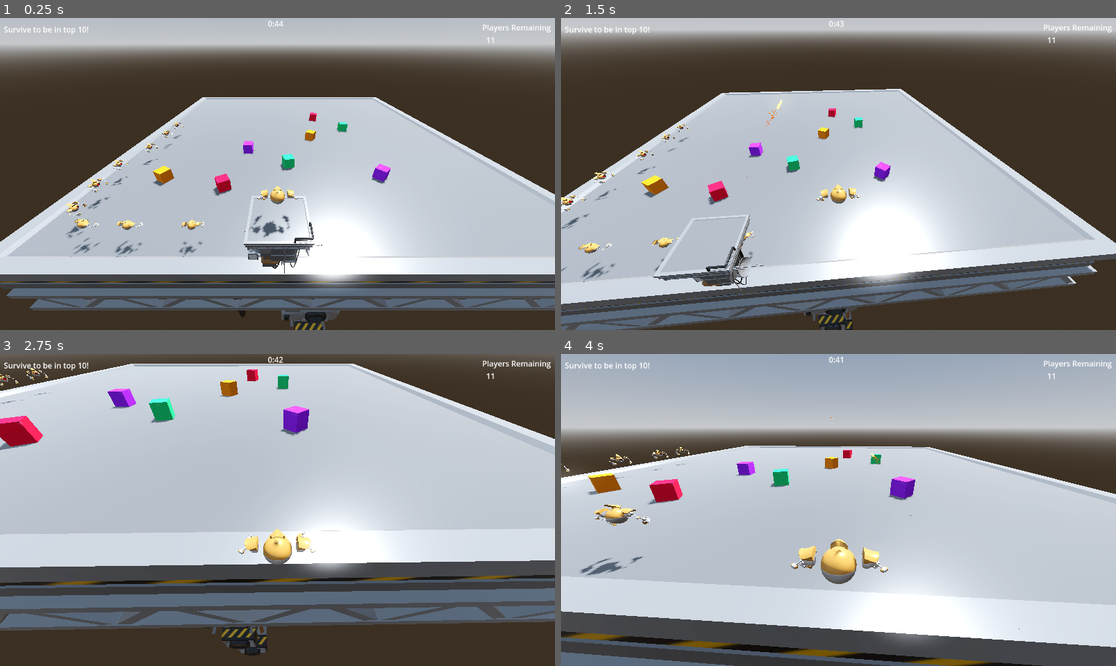
Above: before the commit, frames 1-4 (two rows, left to right).
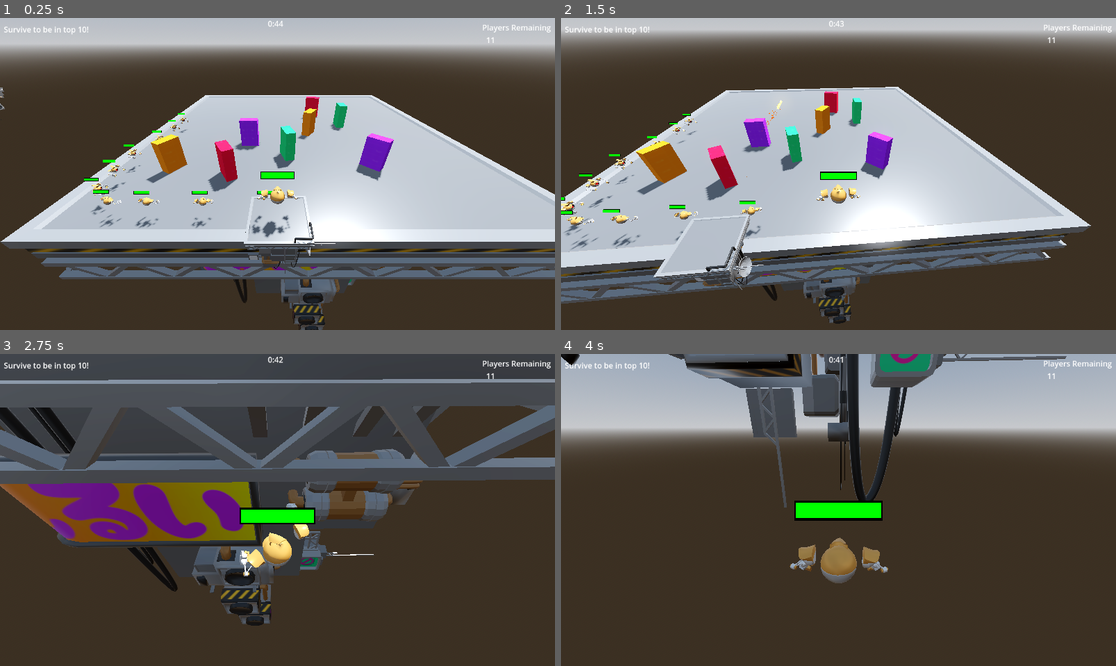
Above: after the commit, the same moments.

Repository: Utilityman/gmtk2024
Game: Godot game, scene res://coliseum.tscn
Two runs of this game, one before a commit and one after it. Both use one fixed random seed, a clock stepped at 60 frames per second and the inputs below.
Inputs (mouse positions are in pixels of both pictures, inside the frame that each line leads up to):
- Up to frame 1 (0.25 s): no input
- Up to frame 2 (1.5 s): move the mouse to (960, 158) at 0.52 s; hold D (MOVE_RIGHT) 0.53-1.25 s; right-click (960, 158) at 0.6 s; click (960, 158) at 0.67 s; tap Space (JUMP) at 0.77 s; drag from (727, 189) to (810, 236) at 1.27 s
- Up to frame 3 (2.75 s): move the mouse to (333, 441) at 2.02 s; hold D (MOVE_RIGHT) from 2.03 s (still down); hold Mouse wheel up (CAMERA_ZOOM_DOWN) from 2.03 s (still down); right-click (333, 441) at 2.3 s
- Up to frame 4 (4 s): release D (MOVE_RIGHT) at 2.75 s; release Mouse wheel up (CAMERA_ZOOM_DOWN) at 2.75 s; drag from (810, 572) to (672, 463) at 2.77 s; move the mouse to (1005, 556) at 3.52 s; hold A (MOVE_LEFT) from 3.53 s (still down); right-click (1005, 556) at 3.6 s; tap Space (JUMP) at 3.77 s

The runs differ from the first frame. In frame 1, 27% of the frame differs, in the area x 0-100%, y 22-100%; in frame 2, 25%; in frame 3, 81%, in the area x 0-100%, y 0-97%; in frame 4, 72%.

Commit message:
handful of game stuffs

Diff:
--- a/coliseum.gd
+++ b/coliseum.gd
@@ -1,4 +1,6 @@
 class_name Coliseum extends Node3D
+
+var npc_names: Array[String] = ["Tony the Tank"]
 
 @export var player_cuttoff: int = 1
 @export var arena_time: int = 45
--- a/coliseum.tscn
+++ b/coliseum.tscn
@@ -52,15 +52,15 @@
 base_stats = SubResource("Resource_yque7")
 spellbook = SubResource("Resource_gkwfb")
 
+[sub_resource type="BoxShape3D" id="BoxShape3D_5joda"]
+size = Vector3(2.21289, 0.434021, 2.13123)
+
 [sub_resource type="BoxShape3D" id="BoxShape3D_mq4yo"]
 size = Vector3(3.82123, 0.460205, 3.92725)
 
-[sub_resource type="BoxShape3D" id="BoxShape3D_5joda"]
-size = Vector3(2.21289, 0.434021, 2.13123)
-
 [sub_resource type="Resource" id="Resource_pf66a"]
 script = ExtResource("5_rrubv")
-hitpoints = 500
+hitpoints = 50
 vitality = 0
 strength = 0
 dexterity = 0
@@ -92,6 +92,7 @@
 shadow_enabled = true
 
 [node name="Timer" type="Timer" parent="."]
+one_shot = true
 
 [node name="Cubes" type="Node3D" parent="."]
 
@@ -99,50 +100,67 @@
 transform = Transform3D(0.965926, 0, 0.258819, 0, 1, 0, -0.258819, 0, 0.965926, 0, 0.497672, 8.22213)
 material_override = ExtResource("5_e3rw1")
 use_collision = true
+size = Vector3(1, 5, 2)
 
 [node name="CSGBox3D2" type="CSGBox3D" parent="Cubes"]
 transform = Transform3D(1, 0, 0, 0, 1, 0, 0, 0, 1, 8, 0.5, -1.08332)
 material_override = ExtResource("5_e3rw1")
 use_collision = true
+size = Vector3(1, 5, 2)
 
 [node name="CSGBox3D3" type="CSGBox3D" parent="Cubes"]
 transform = Transform3D(0.866025, 0, -0.5, 0, 1, 0, 0.5, 0, 0.866025, -11.1099, 0.5, 10.5231)
 material_override = ExtResource("6_43kcs")
 use_collision = true
+size = Vector3(1, 5, 2)
 
 [node name="CSGBox3D4" type="CSGBox3D" parent="Cubes"]
 transform = Transform3D(0.866025, 0, -0.5, 0, 1, 0, 0.5, 0, 0.866025, 3.10993, 0.5, 1.89358)
 material_override = ExtResource("6_43kcs")
 use_collision = true
+size = Vector3(1, 5, 2)
 
 [node name="CSGBox3D5" type="CSGBox3D" parent="Cubes"]
 transform = Transform3D(-5.96046e-08, 0, -1, 0, 1, 0, 1, 0, -5.96046e-08, -4.29166, 0.5, 5.20834)
 material_override = ExtResource("7_fjjru")
 use_collision = true
+size = Vector3(1, 5, 2)
 
 [node name="CSGBox3D6" type="CSGBox3D" parent="Cubes"]
 transform = Transform3D(-0.707107, 0, -0.707107, 0, 1, 0, 0.707107, 0, -0.707107, 8.29166, 0.5, 10.2083)
 material_override = ExtResource("7_fjjru")
 use_collision = true
+size = Vector3(1, 5, 2)
 
 [node name="CSGBox3D7" type="CSGBox3D" parent="Cubes"]
 transform = Transform3D(-0.258819, 0, -0.965926, 0, 1, 0, 0.965926, 0, -0.258819, 4.56977, 0.5, -5.33487)
 material_override = ExtResource("8_wfw2x")
 use_collision = true
+size = Vector3(1, 5, 2)
 
 [node name="CSGBox3D8" type="CSGBox3D" parent="Cubes"]
 transform = Transform3D(-0.866025, 0, -0.5, 0, 1, 0, 0.5, 0, -0.866025, -5.56977, 0.5, 11.7516)
 material_override = ExtResource("8_wfw2x")
 use_collision = true
+size = Vector3(1, 5, 2)
 
 [node name="Player" parent="." node_paths=PackedStringArray("camera") instance=ExtResource("3_ffj6k")]
-transform = Transform3D(1, 0, 0, 0, 1, 0, 0, 0, 1, -1.04581, 5.03796, 19.5556)
+transform = Transform3D(1, 0, 0, 0, 1, 0, 0, 0, 1, -1.04581, 5.03796, 21.4868)
 shoot_ability = ExtResource("15_1pnm2")
 data = SubResource("Resource_a6hsx")
 camera = NodePath("ObservableCamera")
 
 [node name="ObservableCamera" parent="Player" instance=ExtResource("12_pbd5v")]
 
+[node name="SpawnPlatform" parent="." instance=ExtResource("17_6qcyd")]
+transform = Transform3D(0.999946, -0.010402, 0, 0.010402, 0.999946, 0, 0, 0, 1, -1, 5, 21.4381)
+
+[node name="StaticBody3D" type="StaticBody3D" parent="SpawnPlatform"]
+
+[node name="CollisionShape3D" type="CollisionShape3D" parent="SpawnPlatform/StaticBody3D"]
+transform = Transform3D(1, 0, 0, 0, 1, 0, 0, 0, 1, 0.0380859, -0.170258, 0.00262451)
+shape = SubResource("BoxShape3D_5joda")
+
 [node name="PrimaryPlatform" parent="." instance=ExtResource("16_k0i1g")]
 transform = Transform3D(10, 0, 0, 0, 10, 0, 0, 0, 10, -58.261, -0.24, -0.047)
 
@@ -153,17 +171,8 @@
 transform = Transform3D(1, 0, 0, 0, 1, 0, 0, 0, 1, -0.0874557, -0.160701, -0.017334)
 shape = SubResource("BoxShape3D_mq4yo")
 
-[node name="SpawnPlatform" parent="." instance=ExtResource("17_6qcyd")]
-transform = Transform3D(1, 0, 0, 0, 1, 0, 0, 0, 1, -1, 5, 19.5069)
-
-[node name="StaticBody3D" type="StaticBody3D" parent="SpawnPlatform"]
-
-[node name="CollisionShape3D" type="CollisionShape3D" parent="SpawnPlatform/StaticBody3D"]
-transform = Transform3D(1, 0, 0, 0, 1, 0, 0, 0, 1, 0.0380859, -0.170258, 0.00262451)
-shape = SubResource("BoxShape3D_5joda")
-
 [node name="SpectatorPlatform" parent="." instance=ExtResource("18_hsi7y")]
-transform = Transform3D(0.113515, 0, 0.993536, 0, 1, 0, -0.993536, 0, 0.113515, -19.0924, 5.84739, 15)
+transform = Transform3D(0.113515, 0, 0.993536, 0, 1, 0, -0.993536, 0, 0.113515, -19.0924, 7.67968, 15)
 
 [node name="Control" type="Control" parent="."]
 layout_mode = 3
--- /dev/null
+++ b/entity/components/progress_bar_3d.gd
@@ -0,0 +1,149 @@
+@tool
+
+class_name ProgressBar3D extends Node3D
+
+@export var min_value: float = 0.0:
+	set(val):
+		min_value = val
+		set_percent_full()
+		set_mesh_sizes()
+		set_progress_color()
+
+@export var max_value: float = 1.0:
+	set(val):
+		max_value = val
+		set_percent_full()
+		set_mesh_sizes()
+		set_progress_color()
+
+@export var value: float = 1.0:
+	set(val):
+		value = val
+		if max_value == 0:
+			print("Ensure Max Value is not 0 and avoid a deadly divide-by-zero error!")
+			return
+
+		set_percent_full()
+		set_mesh_sizes()
+		set_progress_color()
+
+@export var empty_color: Color = Color.RED:
+	set(val):
+		empty_color = val
+		set_progress_color()
+
+@export var full_color: Color = Color.GREEN:
+	set(val):
+		full_color = val
+		set_progress_color()
+
+
+@export var outline_color: Color = Color.BLACK:
+	set(val):
+		outline_color = val
+		set_under_color()
+
+@export var outline_size: float = 0.1:
+	set(val):
+		outline_size = val
+		set_mesh_sizes()
+
+@export var size: Vector3 = Vector3(2.0, 0.175, 0.05):
+	set(val):
+		size = val
+		set_mesh_sizes()
+
+@export var keep_empty_bar: bool = false:
+	set(val):
+		keep_empty_bar = val
+		set_mesh_sizes()
+
+@export_enum("DISABLED", "ENABLED", "FIXED_Y", "PARTICLES", "MAX") var billboard: int = 1:
+	set(val):
+		billboard = val
+		# under.material_override.billboard_mode = val
+		# progress.material_override.billboard_mode = val
+
+@export_enum("UNSHADED", "PER_PIXEL", "PER_VERTEX", "MAX") var shaded: int = 0:
+	set(val):
+		shaded = val
+		# under.material_override.shading_mode = val
+		# progress.material_override.shading_mode = val
+
+@export var keep_size_regardless_of_zoom: bool = false:
+	set(val):
+		keep_size_regardless_of_zoom = val
+		set_mesh_sizes()
+
+
+var percent_full: float
+@onready var origin: Node3D
+@onready var under: MeshInstance3D
+@onready var progress: MeshInstance3D
+
+
+func _init() -> void:
+	origin = Node3D.new()
+	under = MeshInstance3D.new()
+	progress = MeshInstance3D.new()
+
+	add_child(origin)
+
+	origin.add_child(under)
+	origin.add_child(progress)
+
+	under.mesh = BoxMesh.new()
+	progress.mesh = BoxMesh.new()
+
+	under.material_override = StandardMaterial3D.new()
+	progress.material_override = StandardMaterial3D.new()
+	under.cast_shadow = GeometryInstance3D.SHADOW_CASTING_SETTING_OFF
+	progress.cast_shadow = GeometryInstance3D.SHADOW_CASTING_SETTING_OFF
+
+
+	set_percent_full()
+	set_mesh_sizes()
+	set_under_color()
+	set_progress_color()
+
+	under.material_override.billboard_mode = billboard
+	progress.material_override.billboard_mode = billboard
+
+	under.material_override.shading_mode = shaded
+	progress.material_override.shading_mode = shaded
+
+func set_percent_full() -> void:
+	percent_full = clamp((value - min_value) / (max_value - min_value),
+	0, 100)
+
+func set_mesh_sizes() -> void:
+	# Zoom compensator!
+	if (keep_size_regardless_of_zoom):
+		progress.material_override.fixed_size = true
+		under.material_override.fixed_size = true
+	else:
+		progress.material_override.fixed_size = false
+		under.material_override.fixed_size = false
+
+
+	var outline_offset: float = max(outline_size, .01)
+	var x_size_offset: float = size.x * percent_full
+
+	progress.mesh.size = Vector3(clamp(x_size_offset, 0, size.x - outline_offset),
+	size.y, size.z
+	)
+
+	if(!keep_empty_bar):
+		under.mesh.size.y = size.y + outline_offset
+		under.mesh.size.z = size.z - outline_offset
+		under.mesh.size.x = clamp(x_size_offset + outline_offset, 0, size.x)
+	else:
+		under.mesh.size.y = size.y + outline_offset
+		under.mesh.size.z = size.z - outline_offset
+		under.mesh.size.x = size.x
+
+func set_under_color() -> void:
+	under.material_override.albedo_color = outline_color
+
+func set_progress_color() -> void:
+	progress.material_override.albedo_color = empty_color.lerp(full_color, percent_full)
--- a/entity/entity.gd
+++ b/entity/entity.gd
@@ -3,6 +3,8 @@
 # TODO: how will it work injecting a model with animations (and physics?) onto this?
 # 		I'm thinking that if I wanted to add an entity with a model that's not this person, I'm not sure how I can/would do that
 signal death
+signal shoot
+signal punch
 signal on_target_changed
 
 # @deprecated - I don't want to use this resource for anything besides loading the character in.
@@ -35,6 +37,7 @@
 # 		that can be used to query various critical points from an entity's model
 # 		Center, Top, Bottom, ProjectileSource, etc.
 @onready var projectile_source: Node3D = $ProjectileSource
+@onready var health_bar: ProgressBar3D = $HealthBar3D
 
 # PRIVATE
 @onready var _jump_counter: int = number_of_jumps
@@ -61,6 +64,7 @@
 		load_rpg_data()
 		if data is HeroData:
 			load_hero_data()
+	stats_component.health.on_current_changed.connect(_on_health_changed)
 
 func load_rpg_data () -> void:
 	info.load_data(data)
@@ -101,6 +105,9 @@
 
 func get_rotate_direction () -> float:
 	return 0.0
+
+func _process(delta: float) -> void:
+	health_bar.value = stats_component.health.current / stats_component.health.value
 
 func _physics_process(delta: float) -> void:
 	if not is_on_floor():
@@ -226,3 +233,10 @@
 		var effect_ctx: EffectContext = EffectContext.new(self, ability_target)
 		effect_ctx.source_ability = ability
 		effect.apply(effect_ctx)
+
+func _on_health_changed (value: float) -> void:
+	# TODO: should this spill any guts just on hit?
+	if value == 0:
+		health_bar.visible = false
+		death.emit()
+	pass
--- a/entity/entity.tscn
+++ b/entity/entity.tscn
@@ -9,6 +9,7 @@
 [ext_resource type="PackedScene" uid="uid://b8eh0wdt0nf04" path="res://assets/vfx/target_visualizer_3d.tscn" id="6_b64lv"]
 [ext_resource type="PackedScene" uid="uid://bvqvpd2sj0v7i" path="res://entity/components/spellbook_component.tscn" id="7_0fiao"]
 [ext_resource type="PackedScene" uid="uid://bi6r44rk8bxl6" path="res://entity/components/inventory/inventory_component.tscn" id="8_ddx1h"]
+[ext_resource type="Script" path="res://entity/components/progress_bar_3d.gd" id="10_8g2vt"]
 
 [sub_resource type="CapsuleShape3D" id="CapsuleShape3D_igknc"]
 radius = 0.4
@@ -48,3 +49,9 @@
 
 [node name="TargetVisualizer3D" parent="." instance=ExtResource("6_b64lv")]
 visible = false
+
+[node name="HealthBar3D" type="Node3D" parent="."]
+transform = Transform3D(1, 0, 0, 0, 1, 0, 0, 0, 1, 0, 1.79716, 0)
+script = ExtResource("10_8g2vt")
+outline_size = 0.05
+size = Vector3(1, 0.175, 0.05)
--- a/entity/model/robot_model.gd
+++ b/entity/model/robot_model.gd
@@ -4,13 +4,36 @@
 
 @onready var animation_player: AnimationPlayer = $AnimationPlayer
 
+var animation_time: float = 0.0
+var is_dead: bool = false
+
+func _ready() -> void:
+	if entity:
+		entity.shoot.connect(_on_shoot)
+		entity.punch.connect(_on_punch)
+		entity.death.connect(_on_death)
 
 # Called every frame. 'delta' is the elapsed time since the previous frame.
-func _process(_delta: float) -> void:
-	if entity.velocity == Vector3.ZERO:
-		animation_player.play("CharacterArmature|Idle")
-	if entity.velocity != Vector3.ZERO:
-		if entity.velocity.y > 0:
-			animation_player.play("CharacterArmature|Walk")
-		else:
-			animation_player.play("CharacterArmature|Run")
+func _process(delta: float) -> void:
+	if not is_dead:
+		if animation_time == 0:
+			if entity.velocity == Vector3.ZERO:
+				animation_player.play("CharacterArmature|Idle")
+			if entity.velocity != Vector3.ZERO:
+				if entity.velocity.y > 0:
+					animation_player.play("CharacterArmature|Walk")
+				else:
+					animation_player.play("CharacterArmature|Run")
+		else: animation_time = max(animation_time - delta, 0)
+
+func _on_shoot () -> void:
+	animation_player.play("CharacterArmature|Shoot")
+	animation_time = animation_player.get_animation("CharacterArmature|Shoot").length
+
+func _on_punch () -> void:
+	animation_player.play("CharacterArmature|Attack")
+	animation_time = animation_player.get_animation("CharacterArmature|Attack").length
+
+func _on_death () -> void:
+	is_dead = true
+	animation_player.play("CharacterArmature|Dead")
--- a/entity/model/robot_model.tscn
+++ b/entity/model/robot_model.tscn
@@ -8,22 +8,17 @@
 script = ExtResource("2_n7mgv")
 
 [node name="Skeleton3D" parent="RootNode/CharacterArmature" index="0"]
-bones/1/position = Vector3(-3.43777e-06, 0.00378199, 5.03862e-05)
-bones/1/rotation = Quaternion(-0.0081504, -2.92539e-08, -1.65241e-09, 0.999967)
+bones/1/position = Vector3(-3.43688e-06, 0.00242437, -0.00397711)
+bones/1/rotation = Quaternion(-0.733428, -2.01653e-08, -1.41842e-07, 0.679767)
 bones/1/scale = Vector3(1.00048, 1.00048, 1.00048)
+bones/2/position = Vector3(0.0031324, 0.00541506, -0.000681984)
 bones/2/scale = Vector3(1.00048, 1.00048, 1.00048)
-bones/3/rotation = Quaternion(-0.475713, 0.181504, 0.100947, 0.85473)
-bones/4/rotation = Quaternion(-0.381815, -0.061882, -0.536106, 0.750319)
+bones/3/rotation = Quaternion(0.108263, 0.203766, -0.04029, 0.972181)
+bones/4/rotation = Quaternion(-0.325949, 0.692843, -0.292022, 0.573105)
 bones/5/scale = Vector3(1, 1, 1)
-bones/7/position = Vector3(-0.00312552, 0.00146654, -2.6846e-05)
+bones/7/position = Vector3(-0.00314767, 0.00438173, -0.000900323)
 bones/7/rotation = Quaternion(-0.498664, 0.668794, 0.331761, 0.440435)
 bones/7/scale = Vector3(1.00048, 1.00048, 1.00048)
-bones/8/rotation = Quaternion(-0.475722, -0.181329, -0.100908, 0.854767)
-bones/9/rotation = Quaternion(-0.364442, 0.0685479, 0.595766, 0.712423)
-bones/12/scale = Vector3(1, 1, 1)
+bones/8/rotation = Quaternion(0.108263, -0.203766, 0.04029, 0.972181)
+bones/9/rotation = Quaternion(-0.244186, -0.727228, 0.206013, 0.607512)
 bones/13/scale = Vector3(5.00048, 1.00048, 1.00048)
-
-[node name="LeftHand" type="BoneAttachment3D" parent="RootNode/CharacterArmature/Skeleton3D" index="2"]
-transform = Transform3D(-0.252017, -0.238355, 0.938928, -0.410409, -0.852538, -0.326582, 0.877476, -0.467202, 0.116918, 0.00532544, -0.00225577, 0.00287839)
-bone_name = "Hand.L"
-bone_idx = 5
--- a/game/effects/projectile_3d.gd
+++ b/game/effects/projectile_3d.gd
@@ -44,7 +44,6 @@
 	local_direction = data.direction
 	if projectile_data.use_source_direction:
 		local_direction = -source.global_transform.basis.z
-		print(local_direction)
 	local_speed = data.speed
 	local_acceleration = data.acceleration
 	local_follow_style = data.follow_style
@@ -66,6 +65,7 @@
 	position += local_direction * local_speed * delta
 
 func _on_body_entered(body: Node3D) -> void:
+	print("Body Entered!:" + str(body))
 	# never do anything in this case
 	if body == source: return
 
--- a/implementation/ability/shots/basic_shot.tres
+++ b/implementation/ability/shots/basic_shot.tres
@@ -10,6 +10,8 @@
 [ext_resource type="Script" path="res://rpg/ability/resource_cost.gd" id="4_yur5n"]
 [ext_resource type="Script" path="res://rpg/ability/effect/projectile_effect.gd" id="5_8vo4l"]
 [ext_resource type="Script" path="res://rpg/ability/ability.gd" id="5_iax1c"]
+[ext_resource type="PackedScene" uid="uid://b6xv5hhsnutur" path="res://assets/vfx/fire_explosion_001.tscn" id="6_hnscb"]
+[ext_resource type="Script" path="res://rpg/ability/effect/scene_effect.gd" id="7_t17in"]
 [ext_resource type="Script" path="res://rpg/ability/requisite/cooldown_requisite.gd" id="8_mmyjt"]
 
 [sub_resource type="SphereShape3D" id="SphereShape3D_r4s7n"]
@@ -30,8 +32,8 @@
 speed = 15.0
 acceleration = 1.0
 life_time = 15.0
-hit_style = "only_target"
-time_to_free = 0.0
+hit_style = "any"
+time_to_free = 0.05
 
 [sub_resource type="Resource" id="Resource_xc58g"]
 script = ExtResource("4_vlxl5")
@@ -45,10 +47,22 @@
 sub_type = ""
 debug = false
 
+[sub_resource type="Resource" id="Resource_3u0yh"]
+script = ExtResource("3_apg53")
+model = ExtResource("6_hnscb")
+model_direction = Vector3(0, 0, -1)
+
+[sub_resource type="Resource" id="Resource_r6dvc"]
+script = ExtResource("7_t17in")
+scene_data = SubResource("Resource_3u0yh")
+apply_to_self = false
+duration = 5.0
+debug = false
+
 [sub_resource type="Resource" id="Resource_racwy"]
 script = ExtResource("5_8vo4l")
 data = SubResource("Resource_haaae")
-effects = Array[ExtResource("1_33kkj")]([SubResource("Resource_xc58g")])
+effects = Array[ExtResource("1_33kkj")]([SubResource("Resource_xc58g"), SubResource("Resource_r6dvc")])
 debug = false
 
 [sub_resource type="Resource" id="Resource_xdd4l"]
@@ -62,7 +76,7 @@
 use_range = 2.0
 cast_time = 0.0
 cooldown = 0.0
-global_cooldown = 1.5
+global_cooldown = 1.0
 off_global_cooldown = false
 requisites = Array[ExtResource("3_310xr")]([SubResource("Resource_xdd4l")])
 resource_costs = Array[ExtResource("4_yur5n")]([])
--- a/local_player_entity.gd
+++ b/local_player_entity.gd
@@ -20,8 +20,11 @@
 	return rotate_dir
 
 func _process(delta: float) -> void:
-	if Input.is_action_just_pressed("SHOOT_GUN"):
+	super._process(delta)
+	if Input.is_action_just_pressed("SHOOT_GUN") and cooldowns.global_cooldown == 0:
 		use_ability(shoot_ability, self)
-	if Input.is_action_just_pressed("MELEE"):
+		shoot.emit()
+	if Input.is_action_just_pressed("MELEE") and cooldowns.global_cooldown == 0:
 		#use_ability(sword_ability)
 		print("smack a bro")
+		punch.emit()
Not shown: 1 places in entity/entity.tscn that only renumber resources
Not shown: 1 places in implementation/ability/shots/basic_shot.tres that only renumber resources
